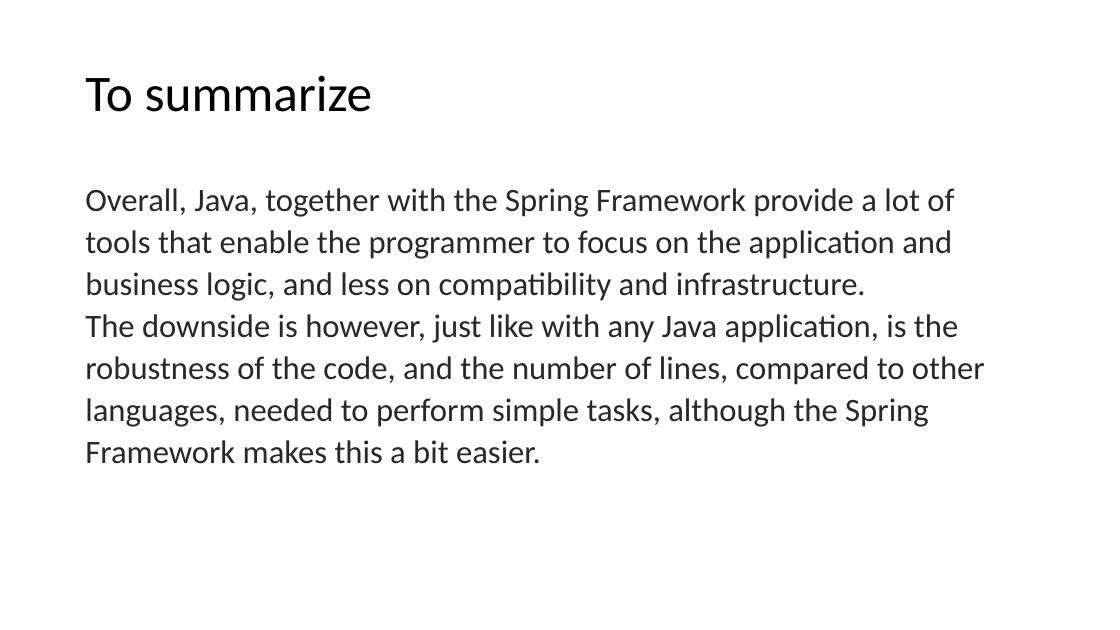
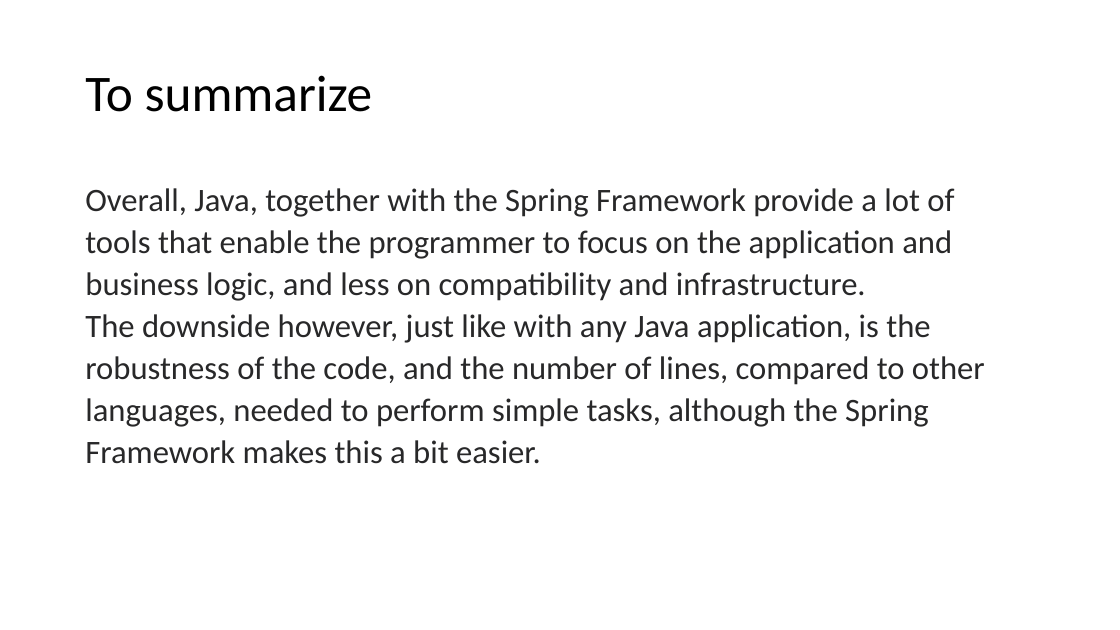
Before and after one commit to eNtrozx/todosys, a slide deck: slide 15 of Presentation.pptx. Drawn at 1120x630 pixels with LibreOffice and Linux fonts; fonts in the diff are those of the drawing. Boxes give left, top, right and bottom in pixels: in the first picture for what was removed or moved away, otherwise in the second. Text is boxed around its words. In the diff, an @@ line names an element or a change of style, - is before the commit and + after.

Commit message:
final

```diff
--- a/Presentation.pptx
+++ b/Presentation.pptx
@@ text at [85,314,985,464]: text changed @@
-The downside is however, just like with any Java application, is the robustness of the code, and the number of lines, compared to other languages, needed to perform simple tasks, although the Spring Framework makes this a bit easier.
+The downside however, just like with any Java application, is the robustness of the code, and the number of lines, compared to other languages, needed to perform simple tasks, although the Spring Framework makes this a bit easier.
```
Also in this commit, not shown: 11 other slides changed.
